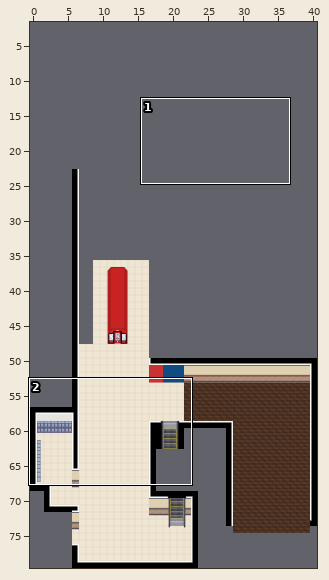
Tiled map, stored at LCB_Map/data/maps/main_2.tmx. The picture above shows the old version from afar; the outline marks the close-up.
Close-up. First the earlier version:
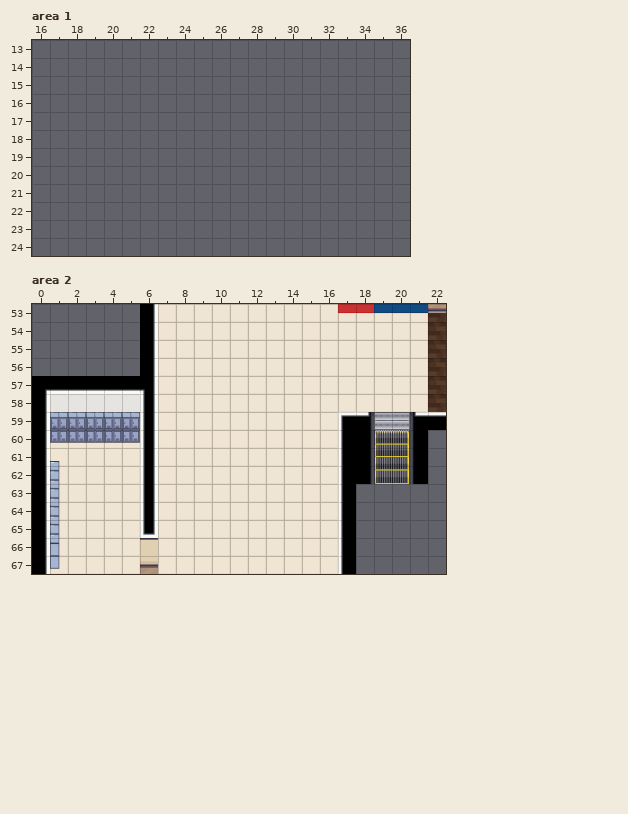
Cells are 64x64 px. Shown: area 1 x 16..36, y 13..24; area 2 x 0..22, y 53..67. The commit also changed other parts of the map, which this record leaves out. The old version is drawn lined up with the new one.
The same view after the edit:
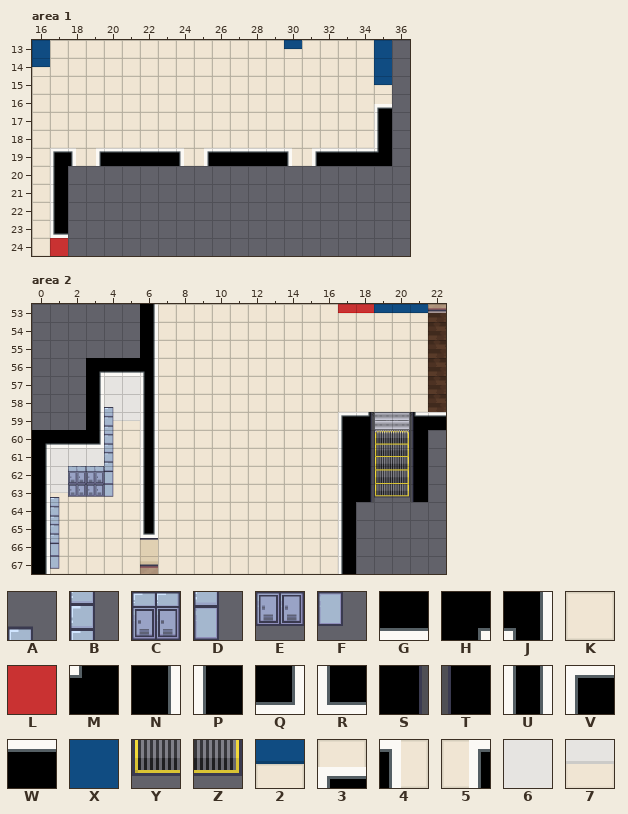
Key: from "LCB_furnishing": A 146, B 165, C 183, D 184, E 202, F 203; from "LCB_indoor": G 2, H 10, J 13, K 24, L 32, M 36, N 50, P 54, Q 62, R 63, S 69, T 72, U 85, V 88, W 127, X 182, Y 197, Z 198, 2 232, 3 389, 4 411, 5 413, 6 587, 7 637.
_ is an empty cell, # one hidden under a higher layer, . an unchanged one.
The edit:
map size 41x57 -> 44x80 cells (old content now starts at 0,23; both pictures use the new coordinates)
--- layer "Floor", area 1
@@ x 16..35 @@
-13 ____________________
-14 ____________________
-15 ____________________
-16 ____________________
-17 ____________________
-18 ____________________
-19 ____________________
-20 __..................
-21 __..................
-22 __..................
-23 __..................
-24 __..................
+13 XKKKKKKKKKKKKK2KKKKX
+14 2KKKKKKKKKKKKKKKKKKX
+15 KKKKKKKKKKKKKKKKKKK2
+16 KKKKKKKKKKKKKKKKKKK3
+17 KKKKKKKKKKKKKKKKKKKP
+18 KKKKKKKKKKKKKKKKKKKP
+19 KV45WWWW45WWWW45WWWM
+20 KP..................
+21 KP..................
+22 KP..................
+23 KR..................
+24 KL..................
--- layer "Floor", area 2
@@ x 0..21 @@
-56 ...___N...............
-57 HGGGGGJ...............
-58 N666..................
-59 N#####................
-60 N77777................
-61 .KKK..................
-62 .KKK..................
-63 .KKK..............____
+56 ...HGGJ...............
+57 ___N66U...............
+58 ___N..................
+59 ___N77................
+60 HGGQKK................
+61 .666..................
+62 .6##..................
+63 .777..............SYZT
--- layer "Furnishing", area 2
@@ x 1..5 @@
-58 ..._.
-59 CCCCC
-60 EEEEE
-61 A.._.
-62 B___.
-63 B___.
+58 ...A.
+59 ___B_
+60 ___B_
+61 _..B.
+62 _CCD.
+63 AEEF.
Pixel boxes of the changes (left, top, right, bottom) in both close-ups:
added: (32, 40, 392, 256)
changed: (32, 358, 145, 502)
added: (356, 484, 428, 502)
